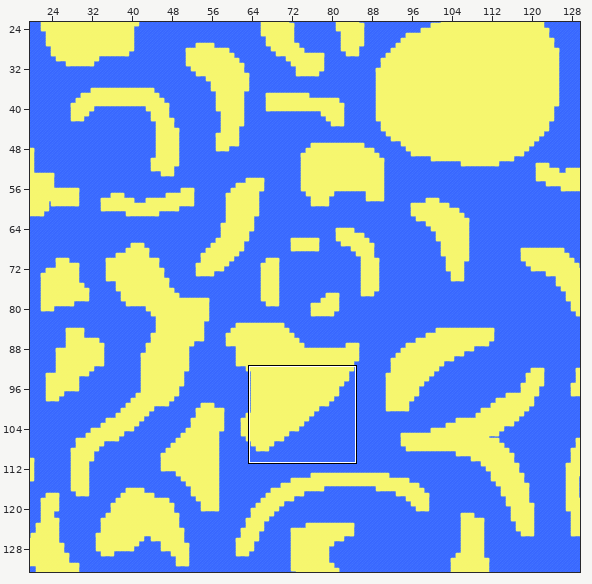
An edit to a level. Tiled map, levels/level1.tmx. The picture above shows the old version from afar; the outline marks the close-up.
Close-up. Before the edit:
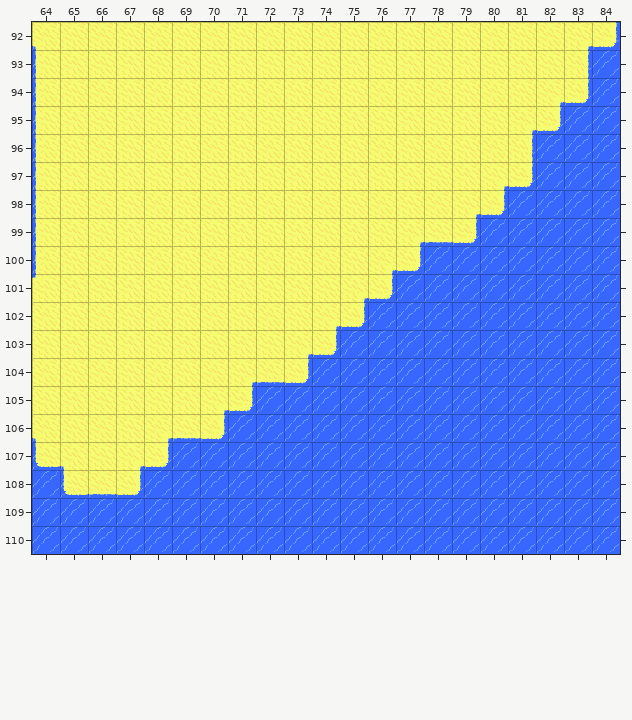
Cells are 32x32 px. Shown: x 64..84, y 92..110. The commit also changed other parts of the map, which this record leaves out. Tiles whose own drawing changed are shown in their newer look in all pictures.
Now the later version:
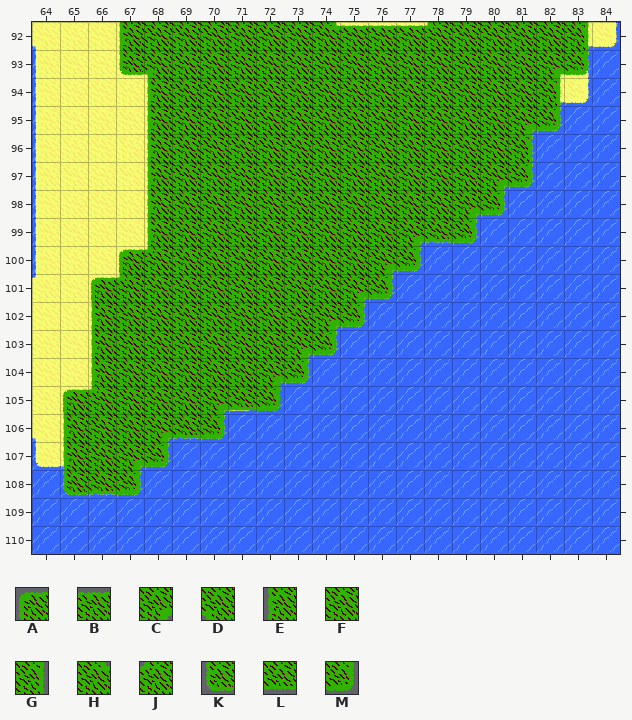
Key: from "GroundTerrain": A 0, B 1, C 3, D 4, E 5, F 6, G 7, H 8, J 9, K 10, L 11, M 12.
_ is an empty cell.
Tiles of an added or newly shown layer are drawn over the layers below it.
The exact change:
Changed rows in their new state; . is an unchanged cell.
Layer "Ground" (added):
first column x 65:
 92 ..EFFFFFFHBBBJFFFFG
 93 ..KDFFFFFFFFFFFFFCM
 94 ...EFFFFFFFFFFFFFG.
 95 ...EFFFFFFFFFFFFCM.
 96 ...EFFFFFFFFFFFFG..
 97 ...EFFFFFFFFFFFCM..
 98 ...EFFFFFFFFFFCM...
 99 ...EFFFFFFFFCLM....
100 ..AJFFFFFFFCM......
101 .AJFFFFFFFCM.......
102 .EFFFFFFFCM........
103 .EFFFFFFCM.........
104 .EFFFFFCM..........
105 AJFFFCLM...........
106 EFFCLM.............
107 EFCM...............
108 KLM................
